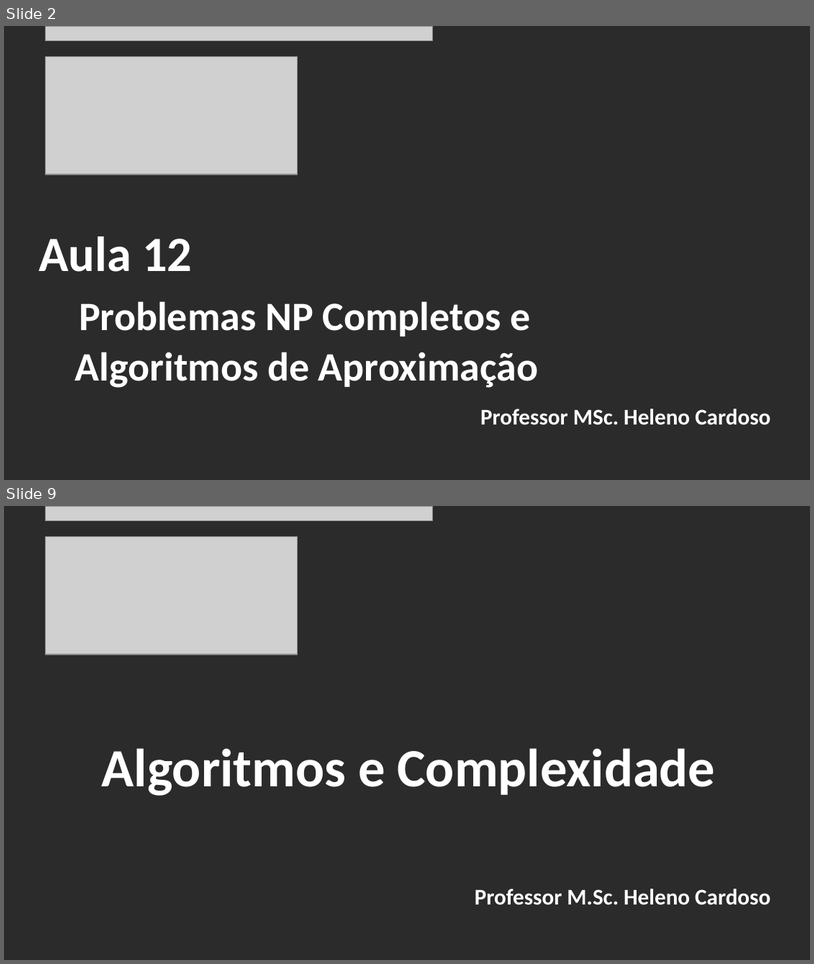
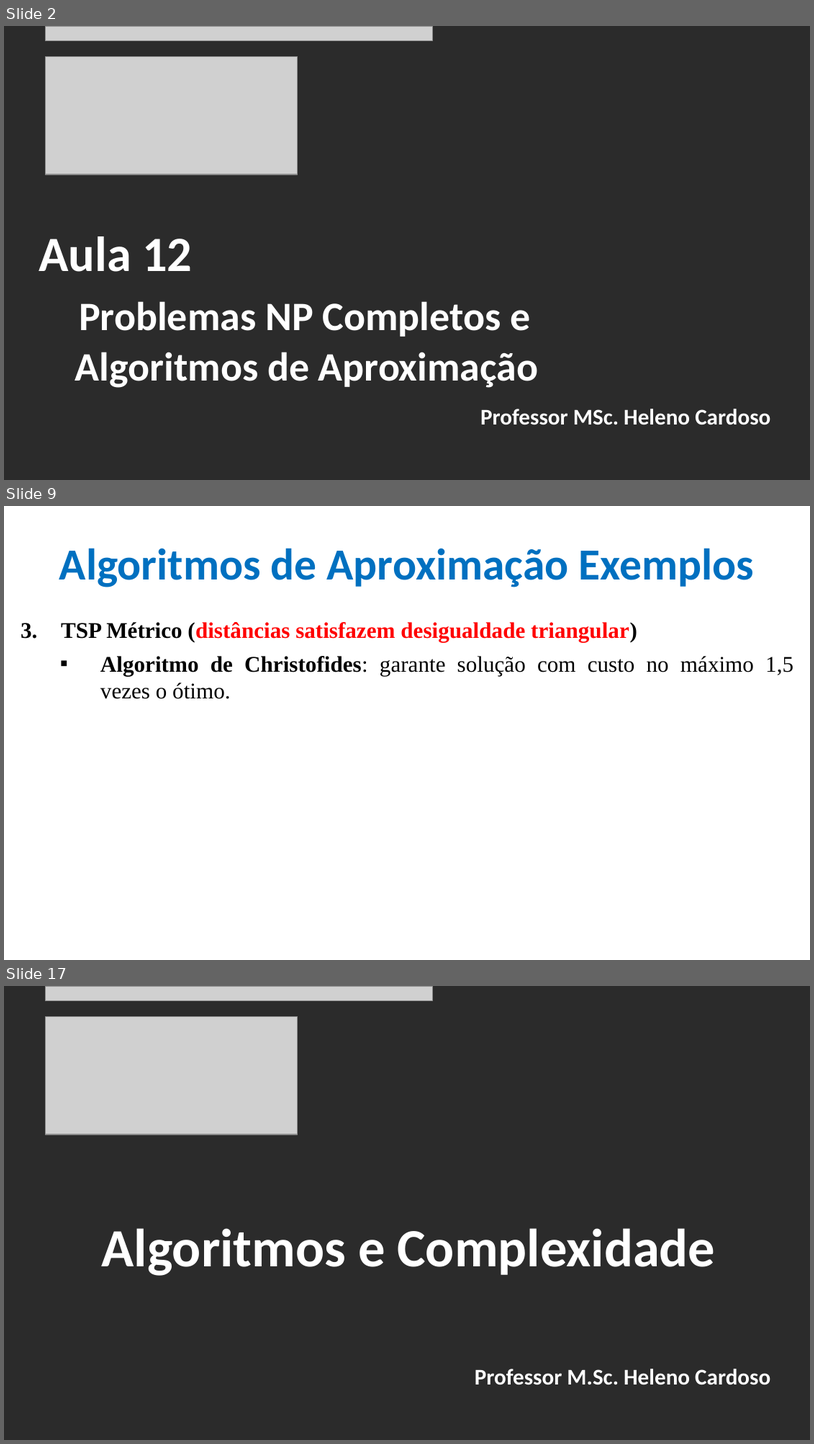
Before and after one commit to CloudEducationBrazil/WydenAlgoritmosEComplexidade, a slide deck: 01 Classes/Aula 12 - Algoritmos e Complexidade - Problemas NP Completos e Algoritmos de Aproximação.pptx. Shown one above the other, each under a label of ours: slides 2 and 9 before the commit, slides 2, 9 and 17 after it; the slides between them are not shown. The pictures are 814x964 and 814x1444 pixels, drawn with LibreOffice and Linux fonts; fonts in the diff are those of the drawing; grey boxes stand for pictures; background and template pictures are left out; a plain dark background stands for a picture behind light text. Boxes give left, top, right and bottom in pixels: in the first picture for what was removed or moved away, otherwise in the second. Text is boxed around its words. In the diff, an @@ line names an element or a change of style, - is before the commit and + after.

```diff
--- a/01 Classes/Aula 12 - Algoritmos e Complexidade - Problemas NP Completos e Algoritmos de Aproximação.pptx
+++ b/01 Classes/Aula 12 - Algoritmos e Complexidade - Problemas NP Completos e Algoritmos de Aproximação.pptx
@@ slide 9 added at [4, 506, 810, 960], background picture (left out) @@
@@ title added at [59, 548, 755, 587], 39.6 pt, text #0070C0, bold @@
+Algoritmos de Aproximação Exemplos
@@ text added at [61, 622, 794, 699], 20 pt, text #000000, bold @@
+3. TSP Métrico (distâncias satisfazem desigualdade triangular)
+  ▪ Algoritmo de Christofides: garante solução com custo no máximo 1,5 vezes o ótimo.
@@ what was slide 9 is now slide 17 @@
```
Also in this commit, not shown: 6 slides changed, 7 other slides added.
